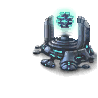
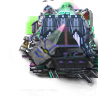
Before/after of a 98px x 98px layered artwork. What changed in the layer stack:
renamed "Layer" to "Layer0", showed it over [19, 20, 97, 77]
renamed "Layer #3" to "Layer3", showed it over [28, 0, 98, 87]
renamed "Layer #4" to "Layer4", showed it over [28, 12, 98, 78]
renamed "Layer #5" to "Layer5", showed it over [30, 10, 98, 82]
renamed "Layer #7" to "Layer7", showed it over [34, 15, 98, 78]
renamed "Layer #8" to "Layer8", showed it over [23, 9, 95, 81]
renamed "Layer #9" to "Layer9", showed it over [31, 10, 95, 78]
renamed "Layer #10" to "Layer10", showed it over [26, 7, 93, 76]
renamed "Layer #11" to "Layer11", showed it over [28, 8, 97, 87]
renamed "Layer #12" to "Layer12", showed it over [25, 9, 97, 77]
renamed "Layer #13" to "Layer13", showed it over [36, 2, 97, 88]
renamed "Layer #14" to "Layer14", showed it over [20, 10, 98, 78]
renamed "Layer #15" to "Layer15", showed it over [17, 5, 96, 96]
renamed "Layer #17" to "Layer17", showed it over [31, 7, 98, 78]
renamed "Layer #19" to "Layer19", showed it over [29, 0, 98, 78]
renamed "Layer #20" to "Layer20", showed it over [32, 10, 98, 75]
renamed "Layer #21" to "Layer21", showed it over [33, 11, 98, 82]
renamed "Layer #22" to "Layer22", showed it over [9, 9, 98, 78]
renamed "Layer #23" to "Layer23", showed it over [17, 0, 98, 79]
renamed "Layer #24" to "Layer24", showed it over [19, 6, 97, 76]
renamed "Layer #25" to "Layer25", showed it over [24, 0, 98, 82]
renamed "Layer #26" to "Layer26", showed it over [24, 4, 98, 78]
renamed "Layer #27" to "Layer27", showed it over [27, 9, 94, 77]
showed "Layer #28" over [45, 0, 97, 89]
…and 4 more changes (4 renamed, 4 visibility)
